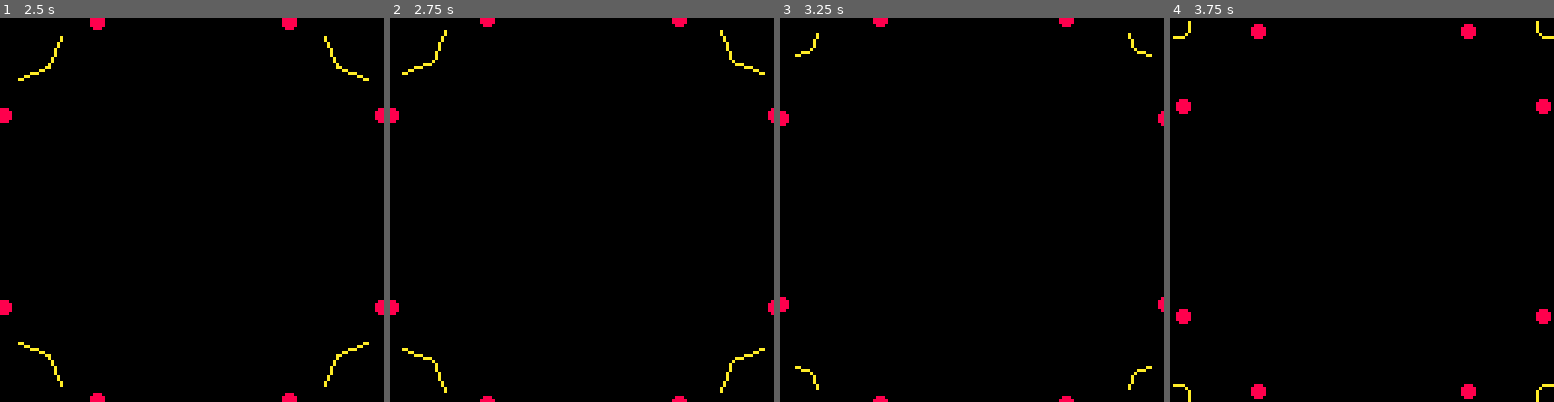
Above: before the commit, frames 1-4 (left to right).
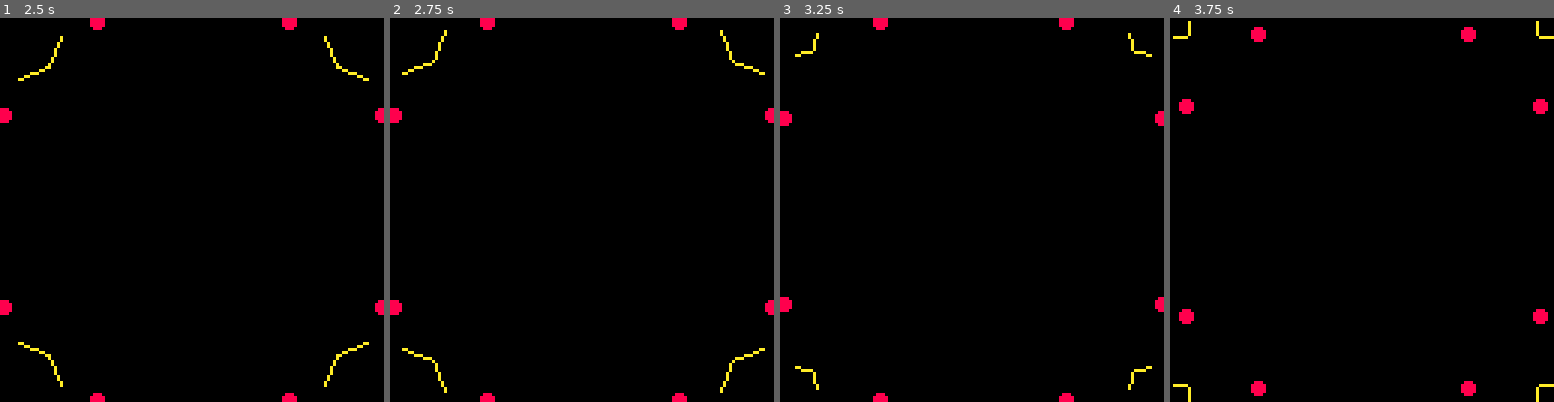
Above: after the commit, the same moments.

Repository: yosoyocre/pico-8
Game: PICO-8 cartridge simetriasenmovimiento.p8
Same seed, same stepped clock (60 frames per second), same inputs: the game is played once before the commit and once after it.
Inputs:
- Up to frame 1 (2.5 s): no input
- Up to frame 2 (2.75 s): no input
- Up to frame 3 (3.25 s): no input
- Up to frame 4 (3.75 s): no input

Frame 1 is identical in both runs. In frame 2, 0.2% of the frame differs, in the area x 1-100%, y 1-100%; in frame 3, 0.3%; in frame 4, 0.6%.

Commit message:
Como 128x128 no tiene centro, dejamos un margen de un pixel por los bordes para que las figuras no se salgan de la pantalla

Diff:
--- a/simetriasenmovimiento.p8
+++ b/simetriasenmovimiento.p8
@@ -38,11 +38,11 @@
 end
 
 function calculax(x, v)
-	return calcularp(x, v, 0, 64)
+	return calcularp(x, v, 1, 64)
 end
 
 function calculay(y, v)
-	return calcularp(y, v, 64, 128)
+	return calcularp(y, v, 64, 127)
 end
 
 -- selecciona una paleta de colores
